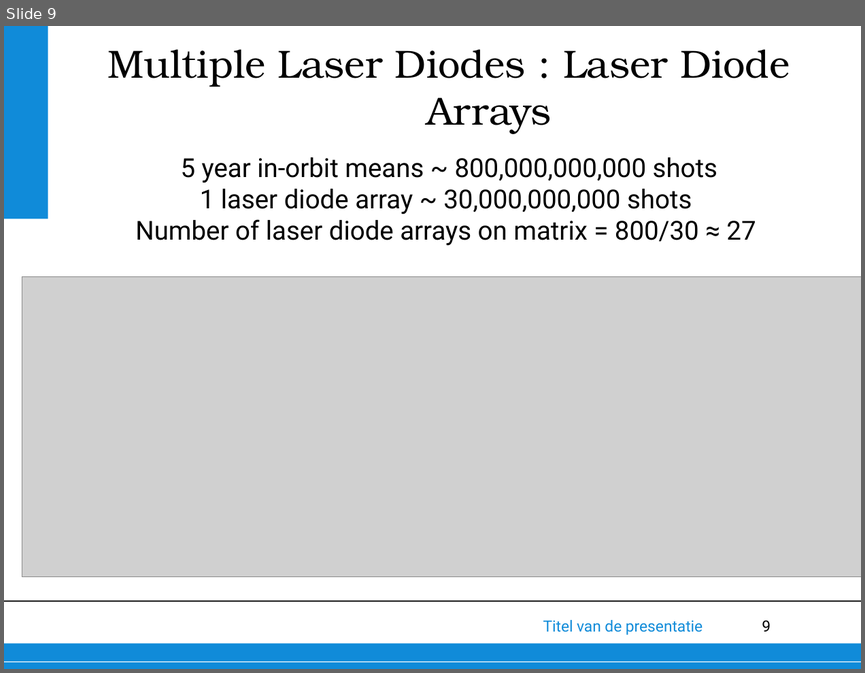
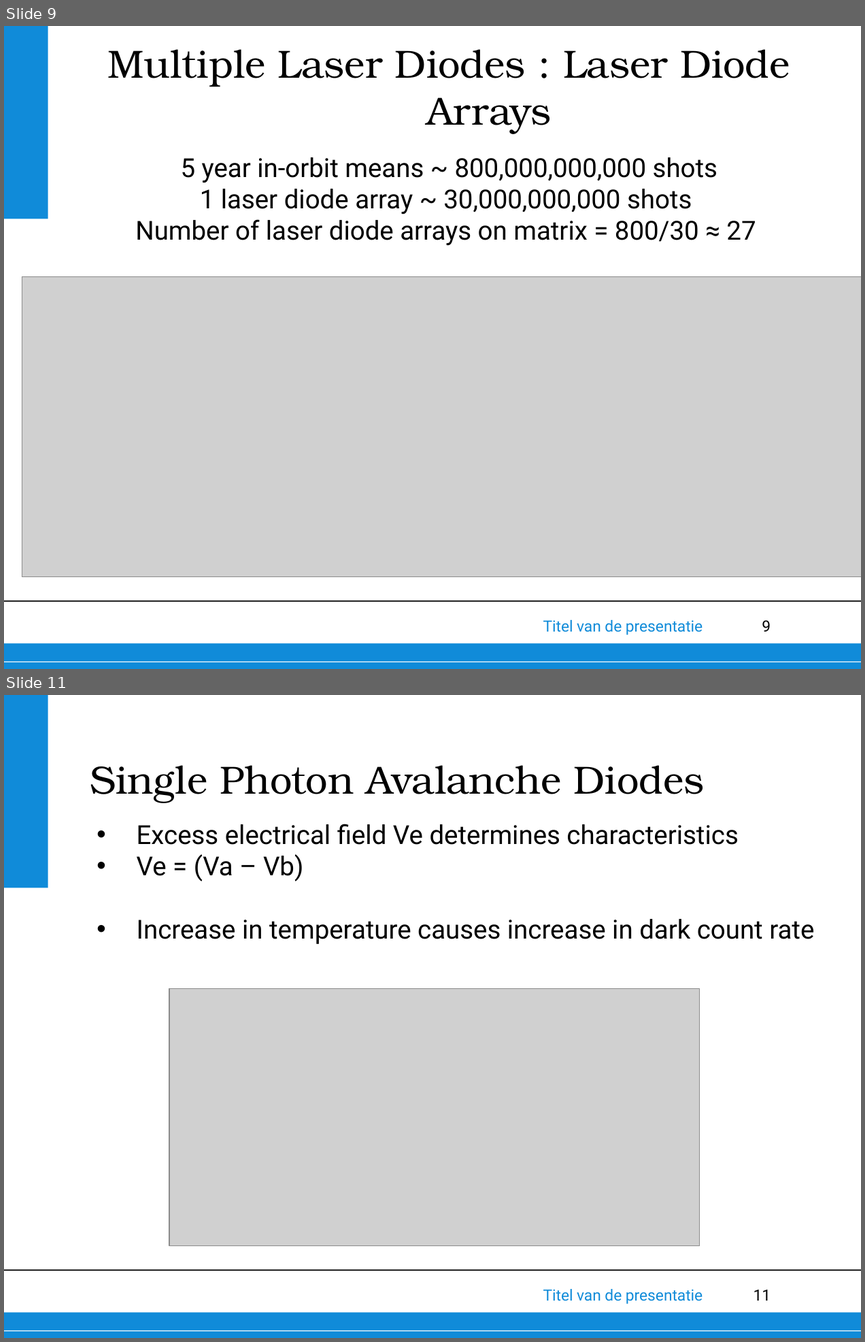
Before and after one commit to thewisenerd/laser-swarm, a slide deck: finalPresentation/subsections/laser_v1.1.ppt. Shown one above the other, each under a label of ours: slide 9 before the commit, slides 9 and 11 after it; the slides between them are not shown. The pictures are 865x673 and 865x1342 pixels, drawn with LibreOffice and Linux fonts; fonts in the diff are those of the drawing; grey boxes stand for pictures; background and template pictures are left out. Boxes give left, top, right and bottom in pixels: in the first picture for what was removed or moved away, otherwise in the second. Text is boxed around its words. In the diff, an @@ line names an element or a change of style, - is before the commit and + after.

```diff
--- a/finalPresentation/subsections/laser_v1.1.ppt
+++ b/finalPresentation/subsections/laser_v1.1.ppt
@@ slide 11 added at [4,695,861,1338], background #FFFFFF; not listed: 6 template elements that a slide beside it also shows @@
@@ title added at [90,765,704,803], 33 pt, text #000000 @@
+Single Photon Avalanche Diodes
@@ text added at [137,824,814,944], 22 pt, text #000000 @@
+• Excess electrical field Ve determines characteristics
+• Ve = (Va – Vb)
+• Increase in temperature causes increase in dark count rate
@@ picture added at [169,989,700,1246] @@
```
Also in this commit, not shown: 4 slides changed, 2 other slides added, 1 slide removed.
